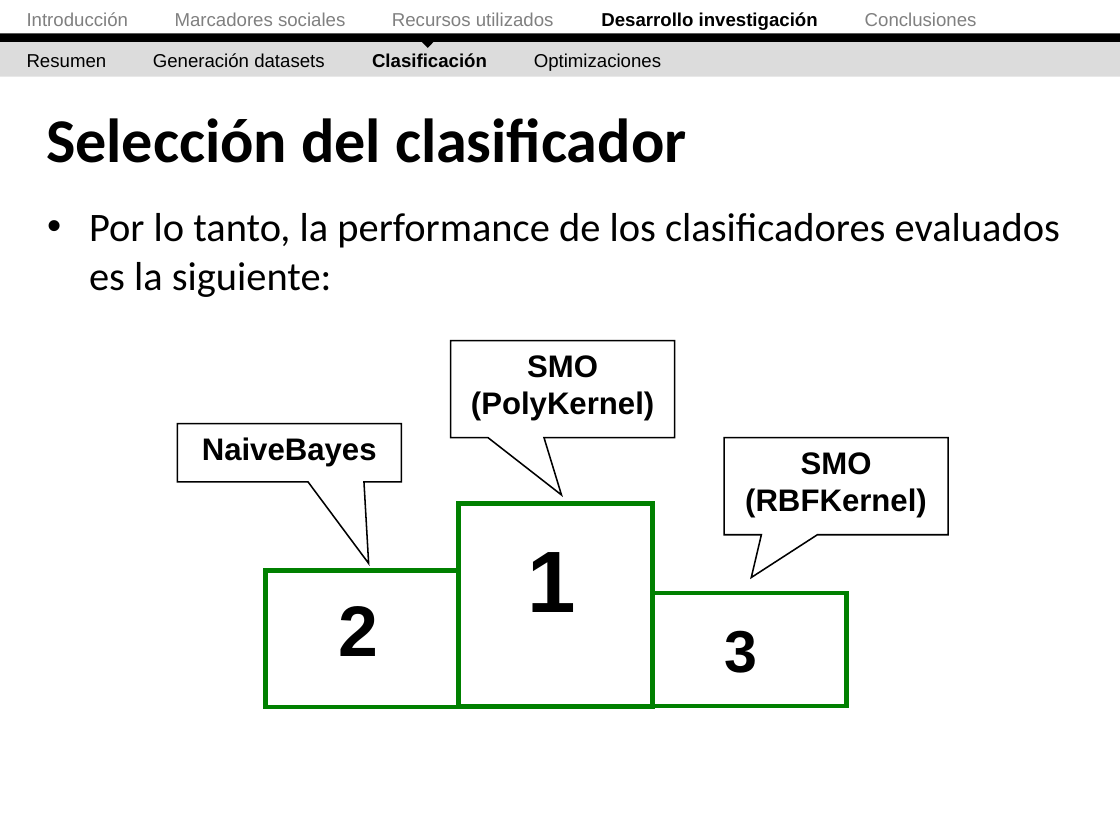
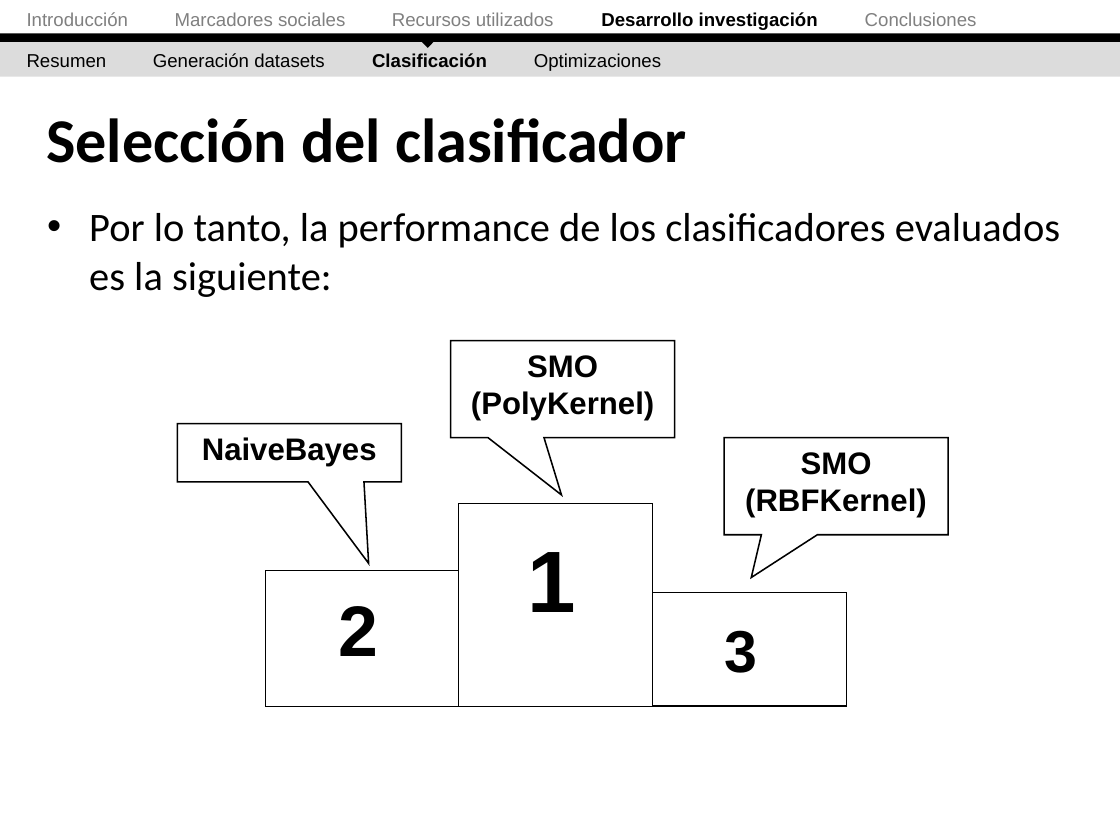
Before and after one commit to ak907kenai/nicotournetesis, a slide deck: slide 46 of docs_trunk/Nicolás Tourné - Presentación Tesis (v2).ppt. Drawn at 1120x840 pixels with LibreOffice and Linux fonts; fonts in the diff are those of the drawing. Boxes give left, top, right and bottom in pixels: in the first picture for what was removed or moved away, otherwise in the second. Text is boxed around its words. In the diff, an @@ line names an element or a change of style, - is before the commit and + after.

```diff
--- a/docs_trunk/Nicolás Tourné - Presentación Tesis (v2).ppt
+++ b/docs_trunk/Nicolás Tourné - Presentación Tesis (v2).ppt
@@ outline #008000 3 pt to #000000 0.74 pt in 3 elements at box(265, 570, 459, 707), box(459, 504, 653, 707), box(653, 592, 847, 706) @@
```
Also in this commit, not shown: 6 other slides changed, 3 slides added.
